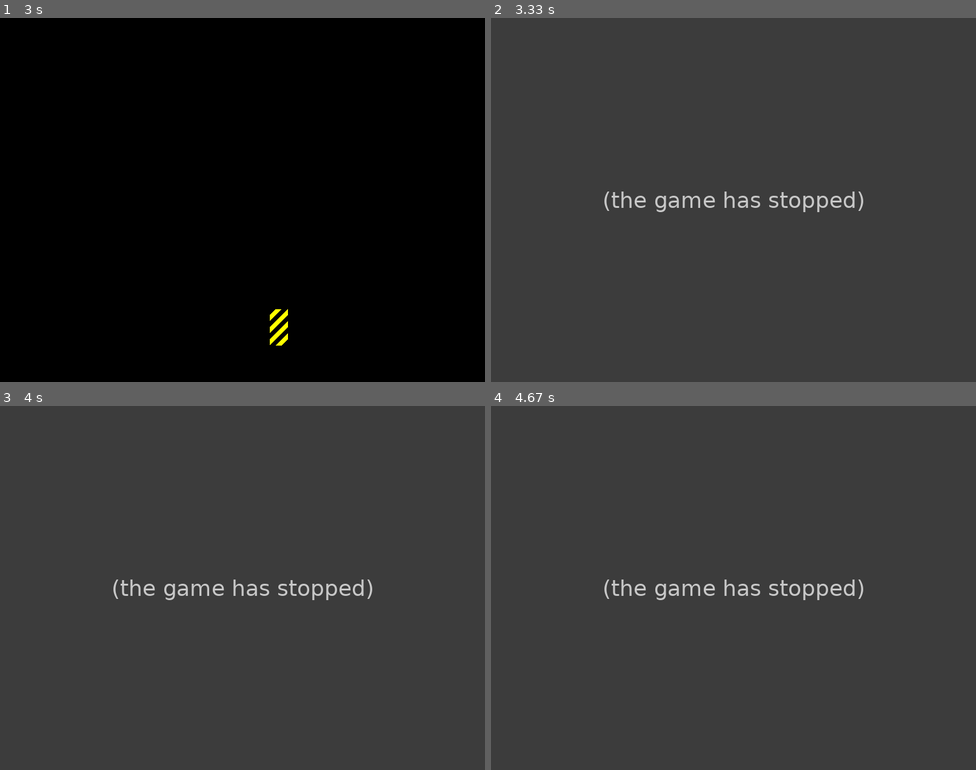
Above: before the commit, frames 1-4 (two rows, left to right).
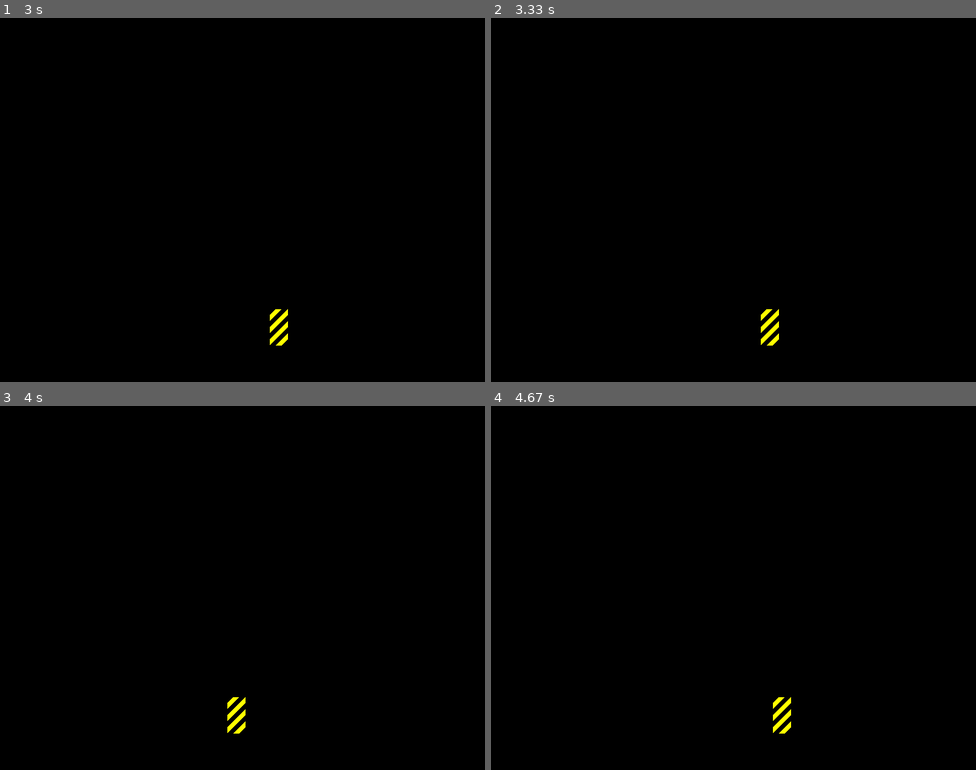
Above: after the commit, the same moments.

Repository: drincast/entrenopython
Game: pygame game, started from testpygame/testSimplePlatform.py
Same seed, same stepped clock (60 frames per second), same inputs: the game is played once before the commit and once after it.
Inputs:
- Up to frame 1 (3 s): hold Right 0.33-0.8 s; hold Right 0.83-1.3 s; hold Left 1.33-1.87 s; hold Left 1.9-2.3 s; hold Right 2.33-2.97 s
- Up to frame 2 (3.33 s): hold Esc from 3 s (still down); hold Left from 3 s (still down)
- Up to frame 3 (4 s): release Esc at 3.47 s; release Left at 3.47 s; hold Left 3.5-3.97 s
- Up to frame 4 (4.67 s): hold Right 4-4.47 s; hold Right from 4.5 s (still down)

Frame 1 is identical in both runs. In frame 2, 100% of the frame differs, in the area x 0-100%, y 0-100%; in frame 3, 100%; in frame 4, 100%.
Before the commit the program exited at 3.03 s; later frames show no game.

Commit message:
pruebas de movimiento de player

Diff:
--- a/testpygame/testSimplePlatform.py
+++ b/testpygame/testSimplePlatform.py
@@ -48,22 +48,49 @@
     canvas.fill(BLACK)
     canvas.blit(player.image, (player.postX, player.postY))
 
+def PressDownKey(eventType):
+    global player
+    if eventType == pygame.K_ESCAPE:
+        running = False
+    elif eventType == pygame.K_RIGHT:
+        player.direction = 1
+        player.isMoving = True
+    elif eventType == pygame.K_LEFT:
+        player.direction = -1
+        player.isMoving = True
+
+def PressKey(pressed):
+    #opcion para dejar presionado tecla, es mas suave al cambio de la tecla
+    if pressed[pygame.K_ESCAPE]:
+        running = False
+    elif pressed[pygame.K_RIGHT] == 1:
+        player.direction = 1
+        player.isMoving = True
+    elif pressed[pygame.K_LEFT] == 1:
+        player.direction = -1
+        player.isMoving = True
+
 def handle_input():
     global running
     global player
     for event in pygame.event.get():
+        print('-->')
+        print(pygame.key.get_repeat())
         if event.type == pygame.QUIT:
             print('event QUIT')
             running = False
         elif event.type == pygame.KEYDOWN:
-            if event.key == pygame.K_ESCAPE:
-                running = False
-            elif event.key == pygame.K_RIGHT:
-                player.direction = 1
-                player.isMoving = True
-            elif event.key == pygame.K_LEFT:
-                player.direction = -1
-                player.isMoving = True
+            # if event.key == pygame.K_ESCAPE:
+            #     running = False
+            # elif event.key == pygame.K_RIGHT:
+            #     player.direction = 1
+            #     player.isMoving = True
+            # elif event.key == pygame.K_LEFT:
+            #     player.direction = -1
+            #     player.isMoving = True
+            #PressDownKey(event.key)
+
+            PressKey(pygame.key.get_pressed())
         elif event.type == pygame.KEYUP:
             player.isMoving = False
 
@@ -78,7 +105,7 @@
 #calculations
 def game_logic():
     global player
-    print('game_logic')
+    # print('game_logic')
 
     if(player.isMoving):
         player.postX += player.speed*player.direction
